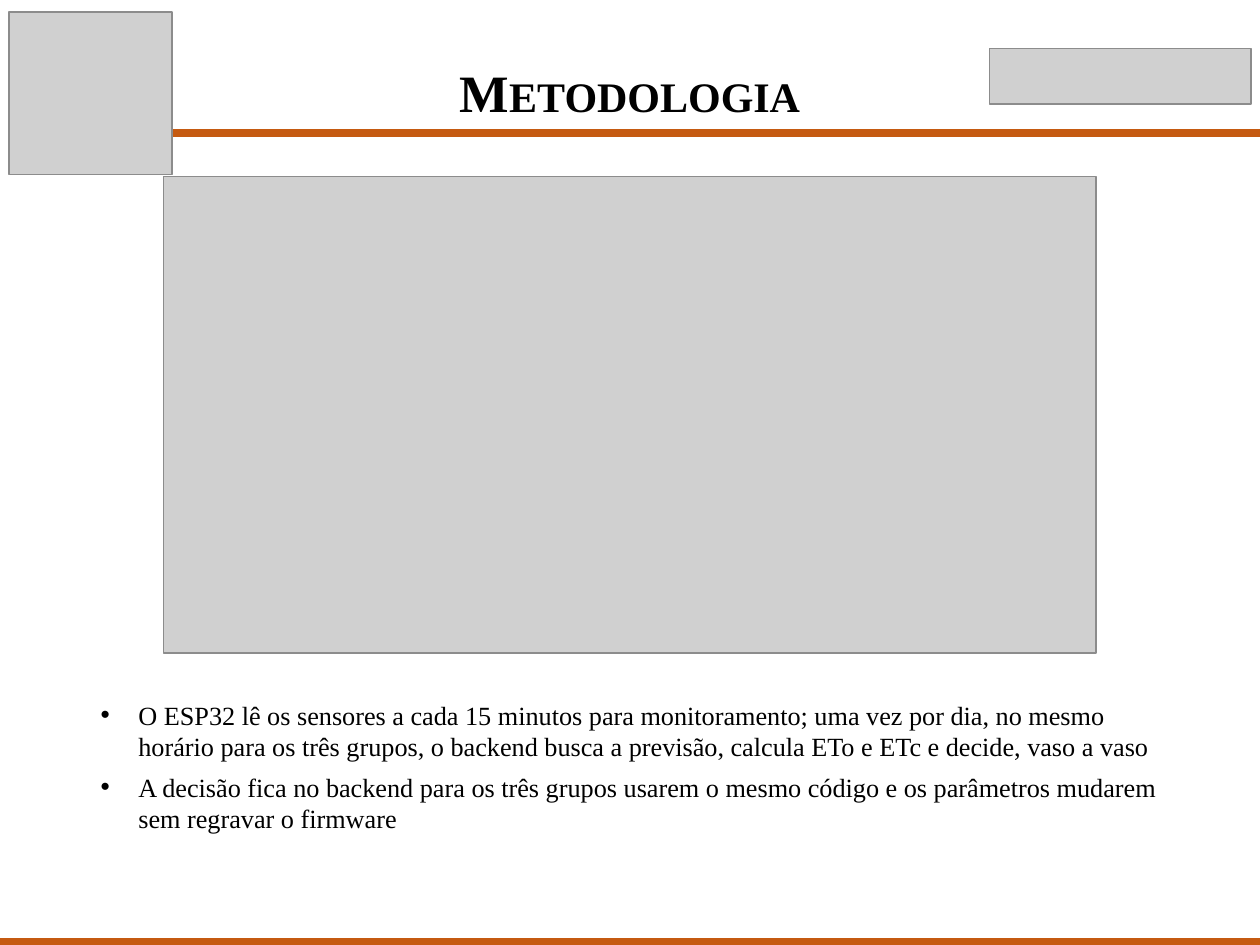
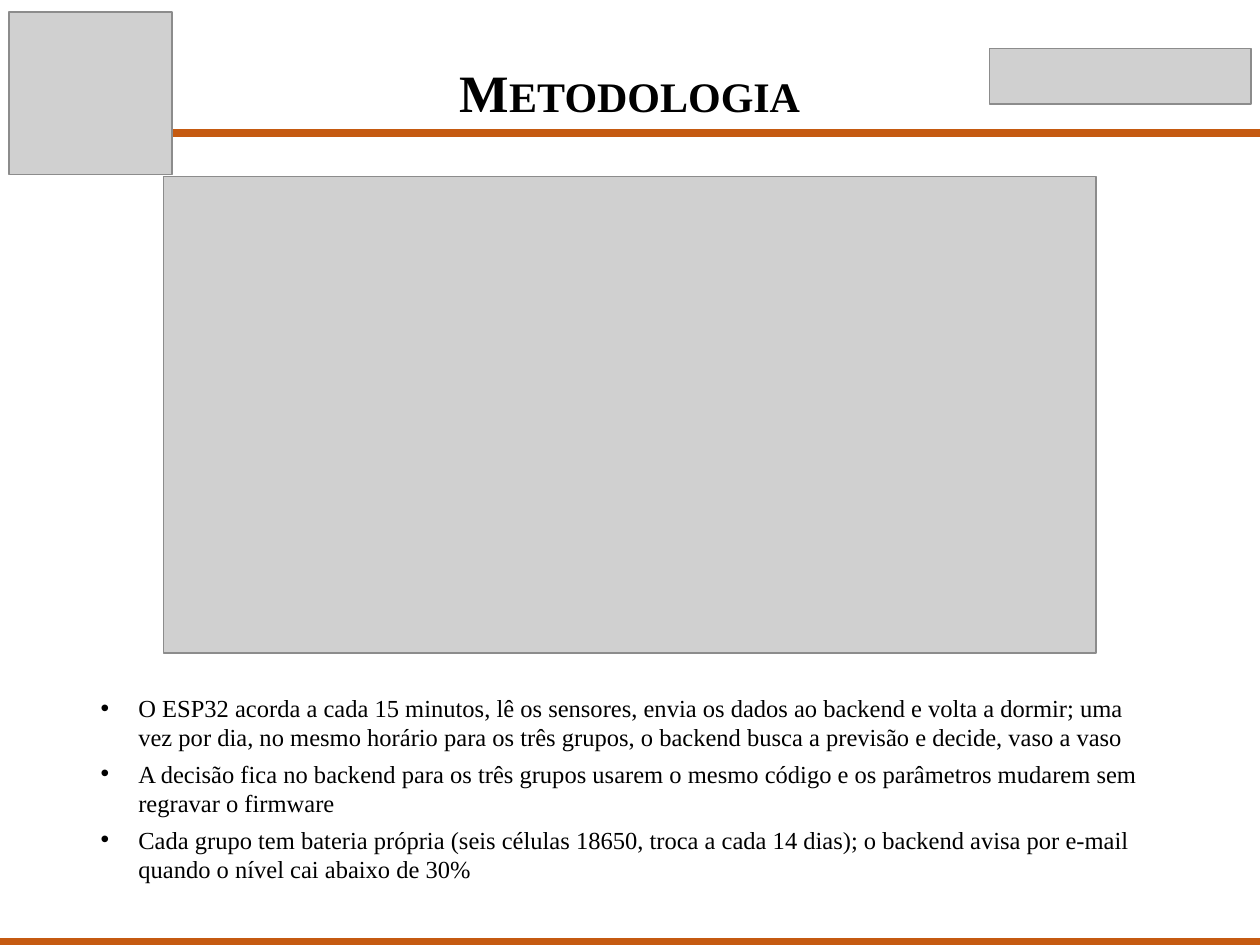
Before and after one commit to Scaglia05/irrigacao-inteligente, a slide deck: slide 6 of docs/p2/Apresentacao_TCC_P2.pptx. Drawn at 1260x945 pixels with LibreOffice and Linux fonts; fonts in the diff are those of the drawing; grey boxes stand for pictures. Boxes give left, top, right and bottom in pixels: in the first picture for what was removed or moved away, otherwise in the second. Text is boxed around its words. In the diff, an @@ line names an element or a change of style, - is before the commit and + after.

```diff
--- a/docs/p2/Apresentacao_TCC_P2.pptx
+++ b/docs/p2/Apresentacao_TCC_P2.pptx
@@ text at [138, 700, 1122, 752]: text changed; size 15 to 14 pt @@
-• O ESP32 lê os sensores a cada 15 minutos para monitoramento; uma vez por dia, no mesmo horário para os três grupos, o backend busca a previsão, calcula ETo e ETc e decide, vaso a vaso
+• O ESP32 acorda a cada 15 minutos, lê os sensores, envia os dados ao backend e volta a dormir; uma vez por dia, no mesmo horário para os três grupos, o backend busca a previsão e decide, vaso a vaso
@@ text at [138, 765, 1136, 818]: size 15 to 14 pt in "A decisão fica no backend para os ..."; less space between paragraphs @@
@@ text at [138, 832, 1129, 884]: paragraph added @@
+• Cada grupo tem bateria própria (seis células 18650, troca a cada 14 dias); o backend avisa por e-mail quando o nível cai abaixo de 30%
```
Also in this commit, not shown: 1 other slide changed, 2 other files.
